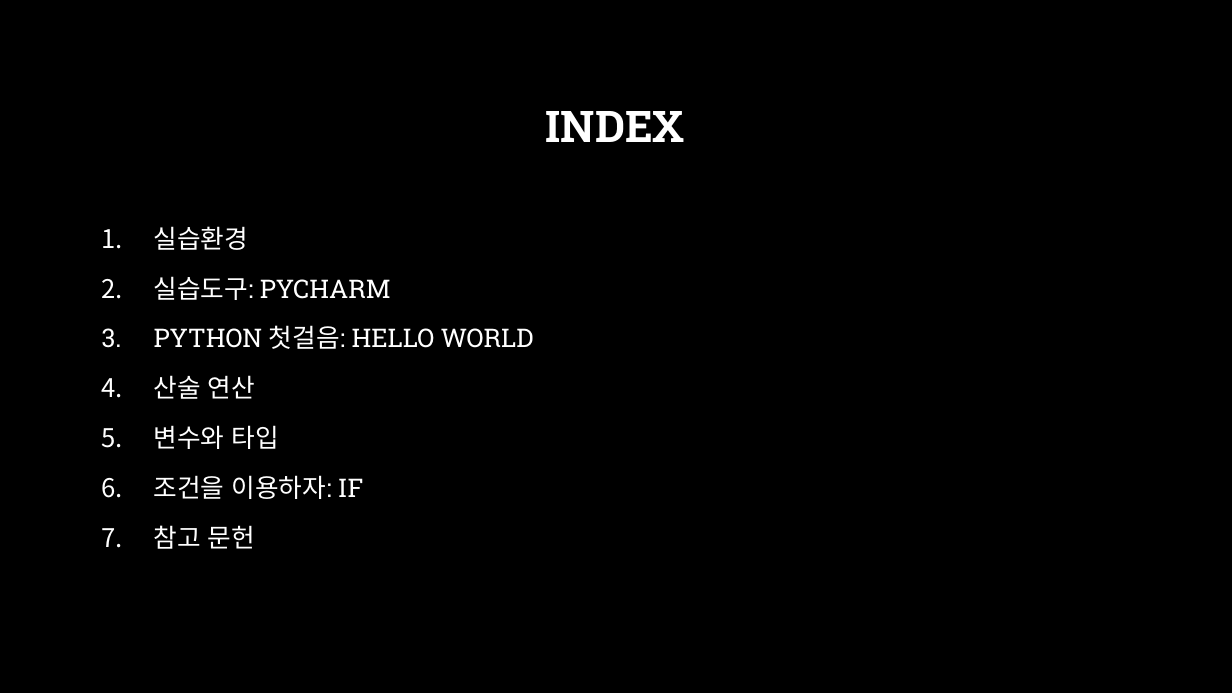
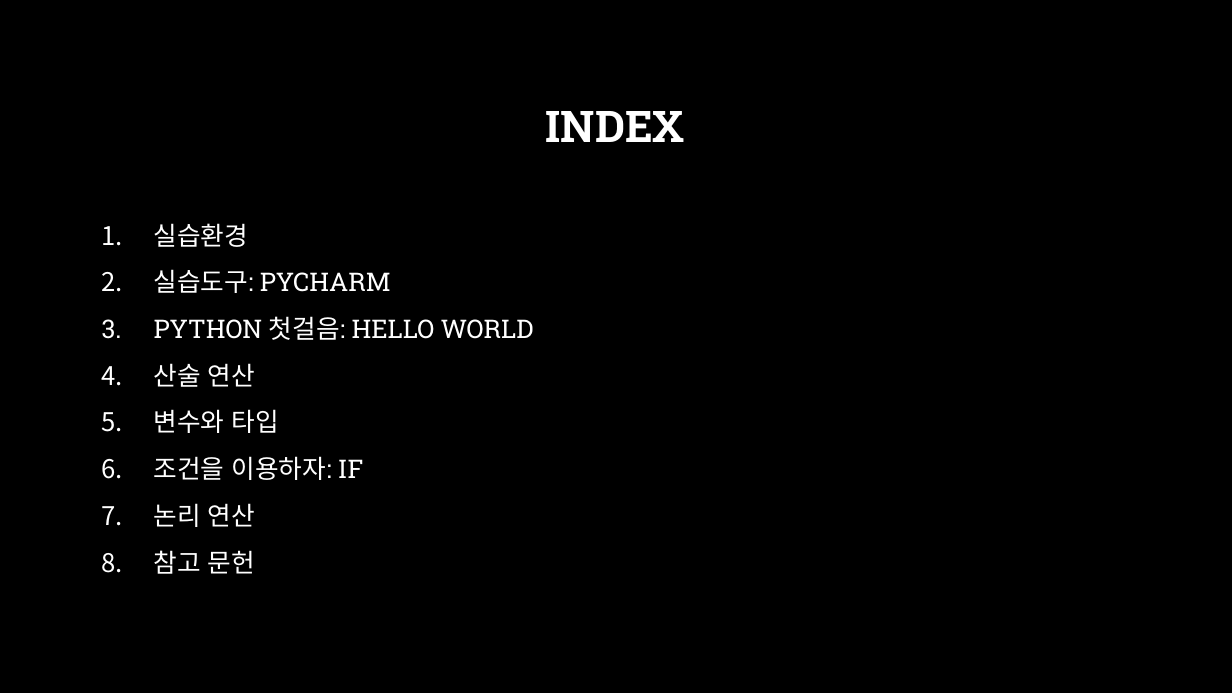
Before and after one commit to across0406/2017-GNU-Science-Camp-of-Computer-Science, a slide deck: slide 2 of ppt/2. 실습환경 및 Python 기초.pptx. Drawn at 1232x693 pixels with LibreOffice and Linux fonts; fonts in the diff are those of the drawing; background and template pictures are left out. Boxes give left, top, right and bottom in pixels: in the first picture for what was removed or moved away, otherwise in the second. Text is boxed around its words. In the diff, an @@ line names an element or a change of style, - is before the commit and + after.

```diff
--- a/ppt/2. 실습환경 및 Python 기초.pptx
+++ b/ppt/2. 실습환경 및 Python 기초.pptx
@@ text at (x1=154, y1=223, x2=534, y2=574): line spacing 1.2 to 1.1 @@
@@ text at (x1=154, y1=503, x2=255, y2=527): paragraph added @@
+7. 논리 연산
```
Also in this commit, not shown: 5 slides added, 1 other file.
